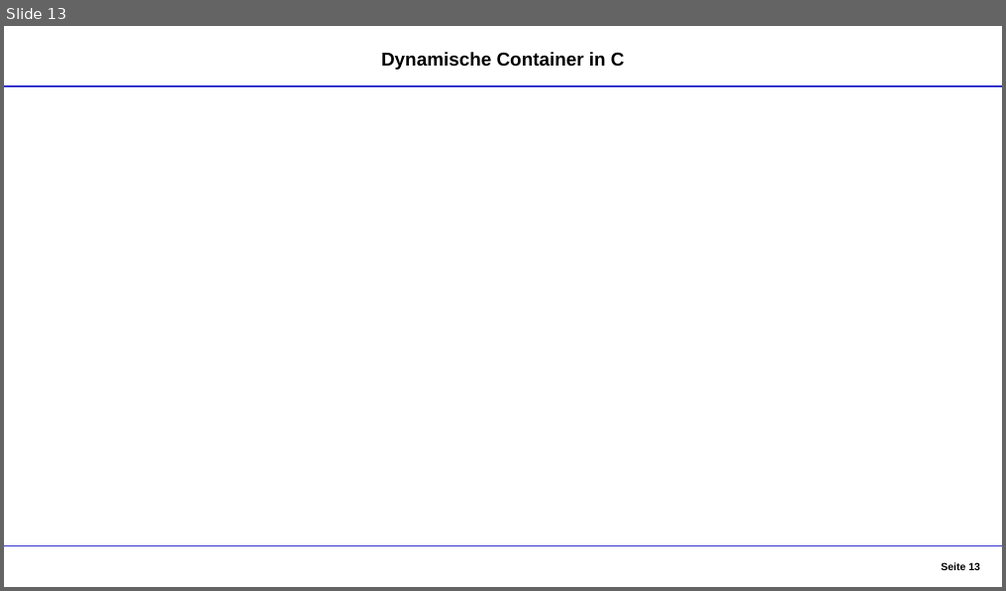
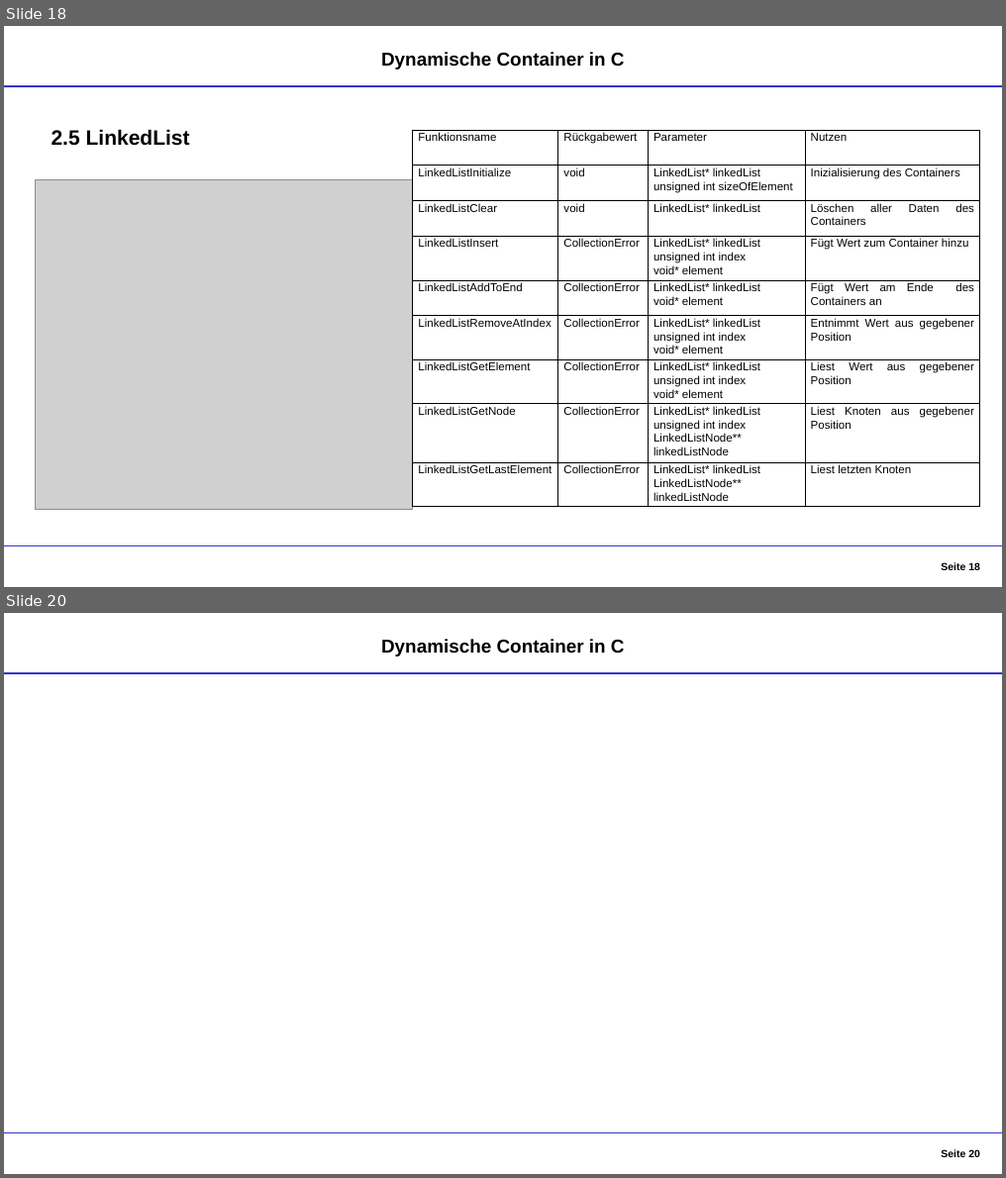
Before and after one commit to DennisGoss99/InPr_DynamicCollections, a slide deck: Dokumentation/Container - Präsentation.pptx. Shown one above the other, each under a label of ours: slide 13 before the commit, slides 18 and 20 after it; the slides between them are not shown. The pictures are 1006x591 and 1006x1178 pixels, drawn with LibreOffice and Linux fonts; fonts in the diff are those of the drawing; grey boxes stand for pictures. Boxes give left, top, right and bottom in pixels: in the first picture for what was removed or moved away, otherwise in the second. Text is boxed around its words. In the diff, an @@ line names an element or a change of style, - is before the commit and + after.

Commit message:
Presentation changes

```diff
--- a/Dokumentation/Container - Präsentation.pptx
+++ b/Dokumentation/Container - Präsentation.pptx
@@ slide 18 added at (4, 26, 1002, 587), background #FFFFFF @@
@@ text added at (381, 52, 625, 70), 18 pt, text #000000, bold @@
+Dynamische Container in C
@@ line added from (4, 86) to (1002, 86), #3333CC 1.25 pt @@
@@ text added at (52, 129, 190, 146), 20 pt, text #000000, bold @@
+2.5 LinkedList
@@ table added at (413, 130, 981, 507), 9 rows, 4 columns @@
+Funktionsname | Rückgabewert | Parameter | Nutzen
+LinkedListInitialize | void | LinkedList* linkedList / unsigned int sizeOfElement | Inizialisierung des Containers
+LinkedListClear | void | LinkedList* linkedList | Löschen aller Daten des Containers
+LinkedListInsert | CollectionError | LinkedList* linkedList / unsigned int index / void* element | Fügt Wert zum Container hinzu
+LinkedListAddToEnd | CollectionError | LinkedList* linkedList / void* element | Fügt Wert am Ende des Containers an
+LinkedListRemoveAtIndex | CollectionError | LinkedList* linkedList / unsigned int index / void* element | Entnimmt Wert aus gegebener Position
+LinkedListGetElement | CollectionError | LinkedList* linkedList / unsigned int index / void* element | Liest Wert aus gegebener Position
+LinkedListGetNode | CollectionError | LinkedList* linkedList / unsigned int index / LinkedListNode** linkedListNode | Liest Knoten aus gegebener Position
+LinkedListGetLastElement | CollectionError | LinkedList* linkedList / LinkedListNode** linkedListNode | Liest letzten Knoten
@@ picture added at (36, 180, 413, 510) @@
@@ line added from (4, 547) to (1002, 547), #3333CC 1.25 pt @@
@@ page number added at (941, 563, 980, 570), 10 pt, text #000000, bold @@
+Seite 18
@@ what was slide 13 is now slide 20 @@
@@ page number at (941, 1150, 980, 1157): text changed @@
-Seite 13
+Seite 20
```
Also in this commit, not shown: 6 other slides added, 6 other files.
